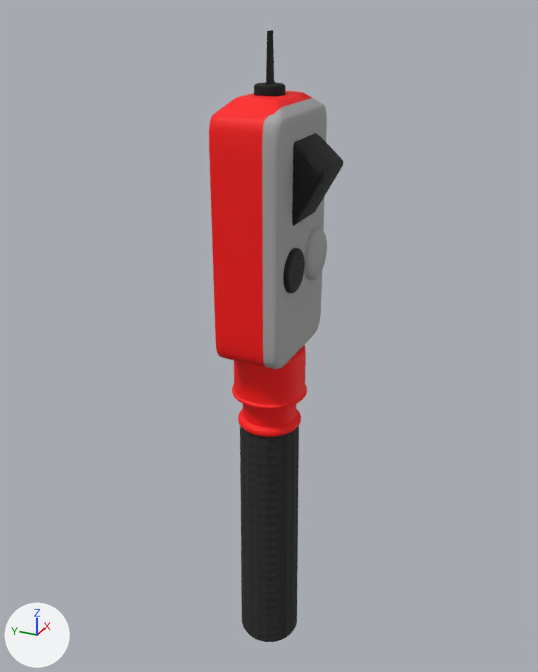
One commit to the FBX model Assets/Project/3D/LAN/驗電筆.FBX: the scene before it, then after it.
Camera for both pictures: a 50 mm lens placed at (-0.262, -0.1169, 0.2063), pointed at (0.0061, 0.0038, 0.0722). Arrows for +X, +Y and +Z are at lower left; the lights stay in place. Where no turn or scale is listed for an object, it has been applied to the vertices.

In view in the first picture: '驗電筆_本體'.
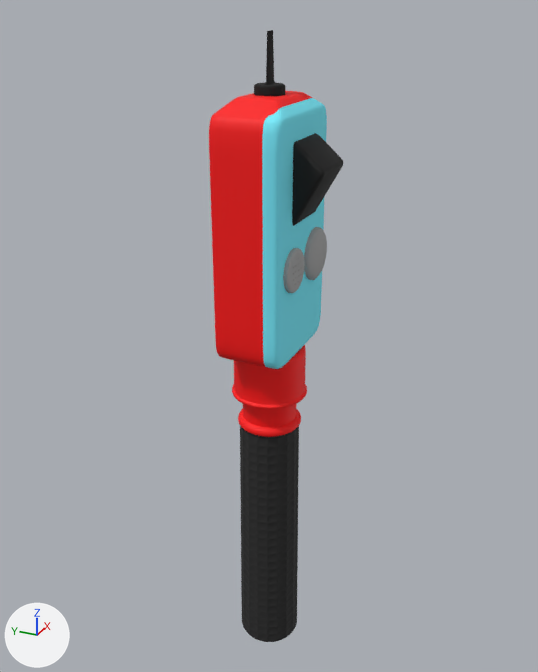
Where the newer file only moved an object's origin or applied its transform, the numbers keep the older frame.

Pixel boxes (x1, y1, x2, y2) of what changed, in the pictures (538 x 672 px):
part 1 of me_mesh, recoloured (black to grey): (283, 248, 305, 293) in both
part 2 of me_mesh, recoloured (grey to cyan): (262, 98, 327, 369) in both

What changed in the scene script:
```text
Add mat_lightblue:
    mat_lightblue = principled_material('lightBlue')
    mat_lightblue.base_color = (0.192, 0.859, 1.0)  # cyan #79eeff
    mat_lightblue.roughness = 0.859
Change me_mesh:
    where me_mesh.from_pydata(...)  # 15292 vertices, 30392 faces; spans x -0.025..0.025, y -0.041..0.001, z 0.067..0.349
    used by ob_驗電筆_本體; location = (0.0003, 0.0159, -0.1546)
    me_mesh part 1: 1502 of the faces centred in x -0.02..-0.002, y -0.031..-0.029, z 0.256..0.273 switch from mat_screen (black #000000) to mat_plastic (grey #a8a8a8)
    me_mesh part 2: 768 of the faces centred in x -0.025..0.025, y -0.029..-0.024, z 0.225..0.325 switch from mat_plastic (grey #a8a8a8) to mat_lightblue (cyan #79eeff)
```
